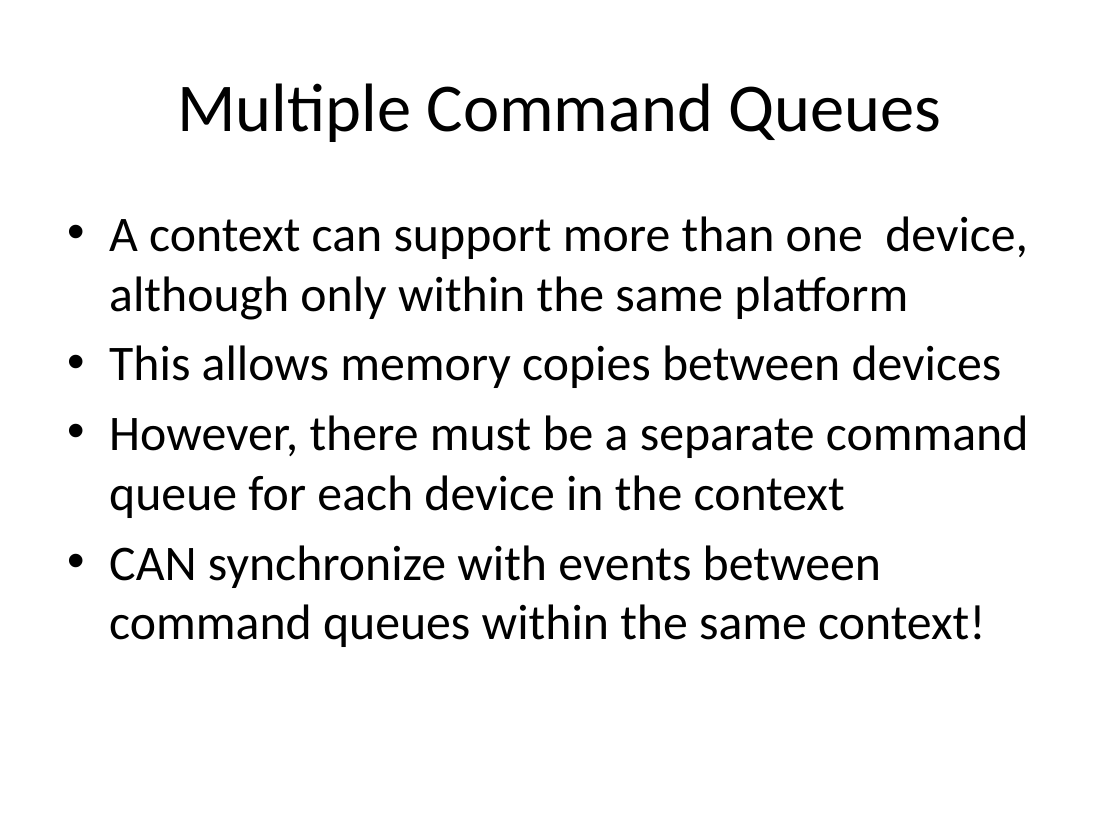
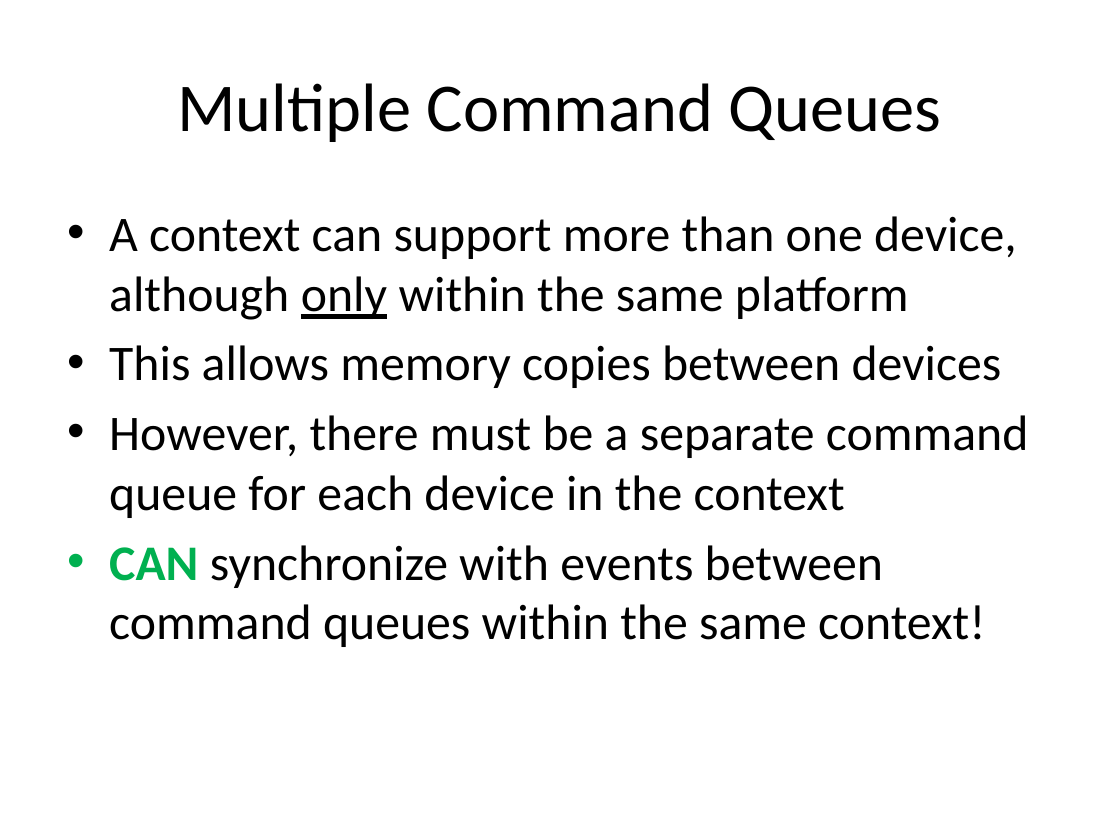
Before and after one commit to UoB-HPC/opencl-training-code, a slide deck: slide 8 of slides/advanced_part1.pptx. Drawn at 1120x840 pixels with LibreOffice and Linux fonts; fonts in the diff are those of the drawing. Boxes give left, top, right and bottom in pixels: in the first picture for what was removed or moved away, otherwise in the second. Text is boxed around its words. In the diff, an @@ line names an element or a change of style, - is before the commit and + after.

```diff
--- a/slides/advanced_part1.pptx
+++ b/slides/advanced_part1.pptx
@@ text at [109,216,1017,647]: underline on in "only"; text colour #000000 to #00B050, bold on in "CAN" @@
```
Also in this commit, not shown: 12 other slides changed.
